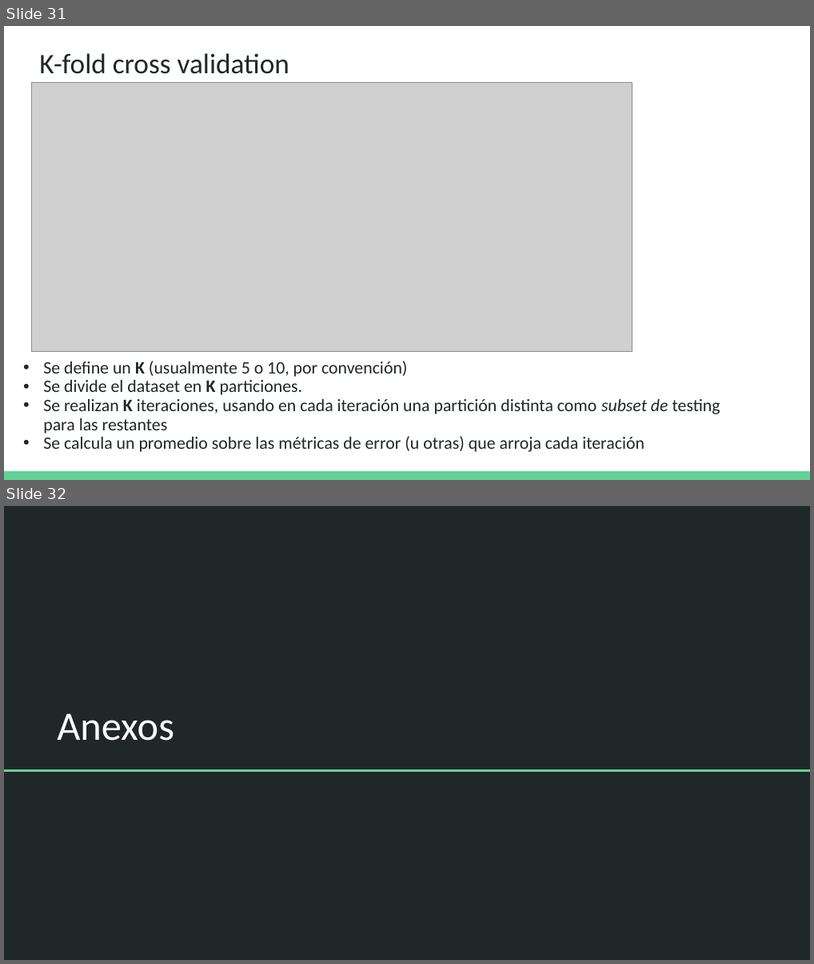
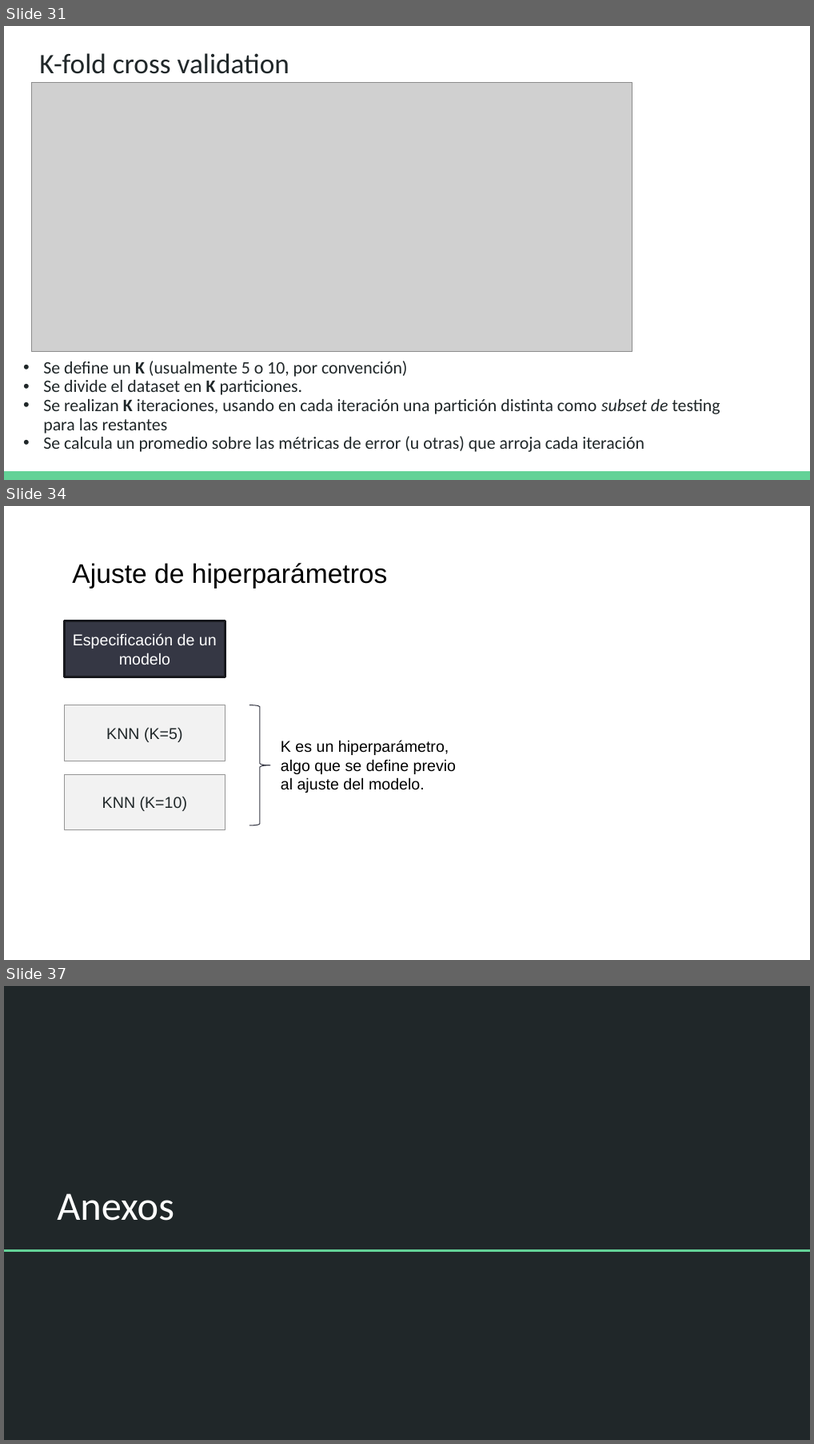
Before and after one commit to DCSCyHD/2023_modulo_3, a slide deck: clase4/teoricas_4a6.pptx. Shown one above the other, each under a label of ours: slides 31 and 32 before the commit, slides 31, 34 and 37 after it; the slides between them are not shown. The pictures are 814x964 and 814x1444 pixels, drawn with LibreOffice and Linux fonts; fonts in the diff are those of the drawing; grey boxes stand for pictures. Boxes give left, top, right and bottom in pixels: in the first picture for what was removed or moved away, otherwise in the second. Text is boxed around its words. In the diff, an @@ line names an element or a change of style, - is before the commit and + after.

```diff
--- a/clase4/teoricas_4a6.pptx
+++ b/clase4/teoricas_4a6.pptx
@@ slide 34 added at (4,506,810,960), background #FFFFFF @@
@@ text added at (72,563,388,588), 24 pt, text #000000 @@
+Ajuste de hiperparámetros
@@ rectangle added at (65,621,225,677), fill #353744, outline #17181E 2 pt, 14 pt, text #FFFFFF @@
+Especificación de un modelo
@@ rectangle added at (65,705,225,761), fill #F2F2F2, outline #969696 0.75 pt, 14 pt, text #202729 @@
+KNN (K=5)
@@ right brace added at (250,705,271,825), outline #333643 0.75 pt @@
@@ text added at (281,740,456,792), 14 pt, text #000000 @@
+K es un hiperparámetro, algo que se define previo al ajuste del modelo.
@@ rectangle added at (65,775,225,830), fill #F2F2F2, outline #969696 0.75 pt, 14 pt, text #202729 @@
+KNN (K=10)
@@ what was slide 32 is now slide 37 @@
```
Also in this commit, not shown: 4 other slides added, 1 other file.
